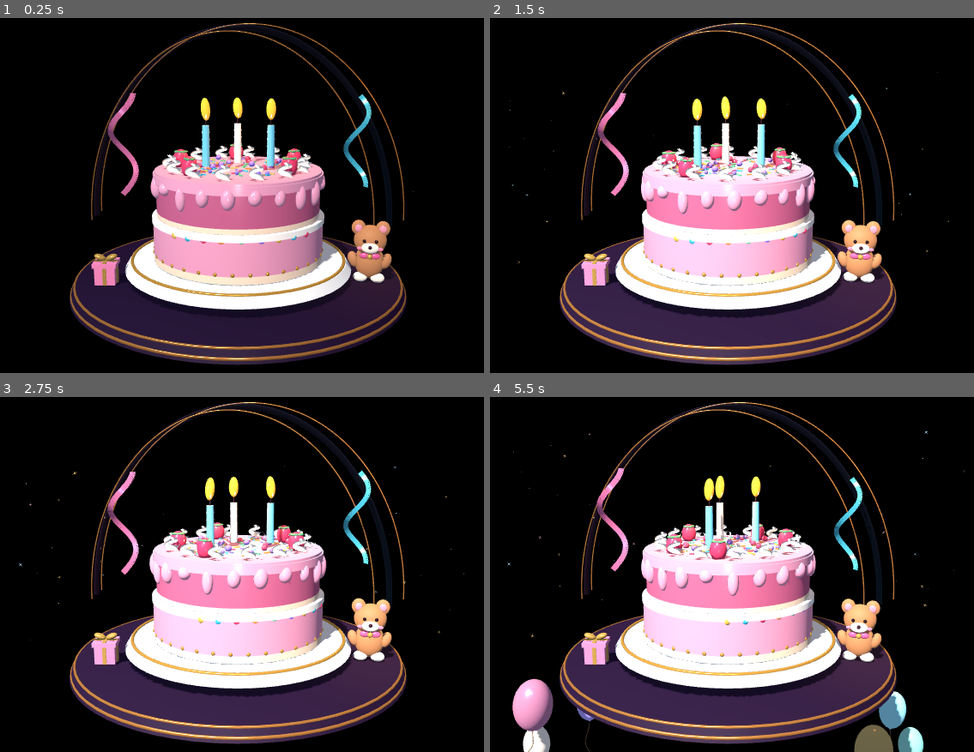
Above: before the commit, frames 1-4 (two rows, left to right).
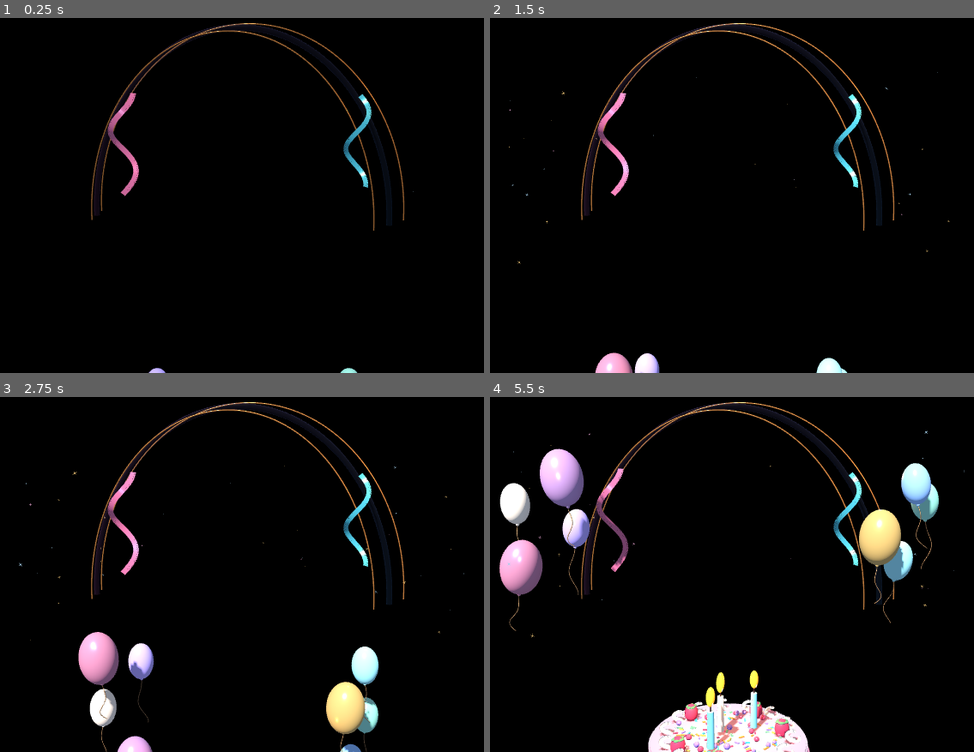
Above: after the commit, the same moments.

Repository: luo8862818-creator/magic_desktop
Game: Godot game, scene res://scenes/main.tscn
The game is run twice, just before and just after one commit, with the same random seed, the same clock (stepped at 60 frames per second) and the same inputs.
Inputs (mouse positions are in pixels of both pictures, inside the frame that each line leads up to):
- Up to frame 1 (0.25 s): no input
- Up to frame 2 (1.5 s): move the mouse to (877, 160) at 0.52 s; click (877, 160) at 0.67 s; drag from (591, 199) to (693, 255) at 1.27 s
- Up to frame 3 (2.75 s): move the mouse to (304, 475) at 2.02 s; click (304, 475) at 2.17 s
- Up to frame 4 (5.5 s): drag from (693, 634) to (523, 499) at 2.77 s; move the mouse to (935, 617) at 3.52 s; click (935, 617) at 3.67 s; drag from (523, 499) to (625, 460) at 4.27 s; move the mouse to (761, 560) at 5.02 s; click (761, 560) at 5.17 s

The runs differ from the first frame. In frame 1, 30% of the frame differs, in the area x 14-85%, y 22-100%; in frame 2, 31%; in frame 3, 31%; in frame 4, 41%, in the area x 1-93%, y 14-100%.

Commit message:
Stage the balloons before the cake and birthday title

Diff:
--- a/engine/scripts/main.gd
+++ b/engine/scripts/main.gd
@@ -6,6 +6,7 @@
 
 var udp := PacketPeerUDP.new()
 var export_mode := false
+var cake_platform: Node3D
 var cake_root: Node3D
 var mascot_root: Node3D
 var birthday_label: Label3D
@@ -78,14 +79,17 @@
 
 
 func _animate_scene(time: float, delta: float) -> void:
-    var intro := smoothstep(0.0, 2.0, time)
-    var focus := smoothstep(5.0, 8.0, time)
-    var reveal := smoothstep(8.0, 10.8, time)
+    var intro := smoothstep(0.0, 1.6, time)
+    var platform_lift := smoothstep(4.25, 7.15, time)
+    var focus := smoothstep(5.0, 7.8, time)
+    var reveal := smoothstep(8.15, 10.65, time)
     birthday_label.modulate.a = reveal
     birthday_label.position.y = 2.14 + reveal * 0.15
     softbox.light_energy = 0.17 + 0.37 * intro + 0.16 * focus
     warm_rim.light_energy = 0.22 + 0.66 * focus
     backdrop_material.set_shader_parameter("arrival", intro)
+    # The porcelain stand and its companions travel with the stage lift.
+    cake_platform.position.y = lerpf(-5.2, 0.0, platform_lift)
     cake_root.rotate_y(deg_to_rad(rotation_speed_degrees) * delta)
     mascot_root.rotation.x = 0.03 * sin(time * 1.5)
     mascot_root.rotation.y = -0.24 + 0.06 * sin(time * 0.92)
@@ -107,7 +111,7 @@
         star.rotation.z = phase + drift * 0.15
         star.scale = Vector3.ONE * maxf(0.0001, intro * star_sizes[index] * twinkle)
 
-    var ribbon_time := maxf(0.0, time - 2.0)
+    var ribbon_time := maxf(0.0, time - 3.0)
     var motion := smoothstep(0.0, 2.0, ribbon_time)
     for index in range(streamers.size()):
         var phase := float(index) * 1.6
@@ -117,9 +121,12 @@
     for index in range(balloon_nodes.size()):
         var balloon := balloon_nodes[index]
         var phase := balloon_phases[index]
-        var lift := smoothstep(2.0 + phase, 8.6 + phase * 1.55, time)
-        balloon.position.y = lerpf(-5.0, 0.05 + floorf(float(index) * 0.5) * 0.57, lift)
-        balloon.position.x = balloon_base_x[index] + 0.14 * lift * sin(time * (0.67 + phase * 0.12) + phase)
+        var lift := smoothstep(0.35 + phase, 4.45 + phase * 0.78, time)
+        var spread := smoothstep(1.5 + phase * 0.20, 4.8 + phase * 0.24, time)
+        var height := 0.25 + floorf(float(index) * 0.5) * 0.51
+        balloon.position.y = lerpf(-4.1, height, lift)
+        balloon.position.x = balloon_base_x[index] * lerpf(0.61, 1.0, spread)
+        balloon.position.x += 0.14 * lift * sin(time * (0.67 + phase * 0.12) + phase)
         balloon.rotation.z = 0.16 * lift * sin(time * 0.81 + phase * 2.0)
         balloon.rotation.y = 0.28 * lift * sin(time * 0.61 + float(index))
 
@@ -139,6 +146,10 @@
 
 
 func _build_scene() -> void:
+    cake_platform = Node3D.new()
+    cake_platform.name = "CakePlatform"
+    add_child(cake_platform)
+
     var chocolate := _make_material(Color("#eaa0b5"), 0.04, 0.30)
     var dark_chocolate := _make_material(Color("#c96d8a"), 0.06, 0.28)
     var ganache := _make_material(Color("#f4a9bf"), 0.10, 0.22)
@@ -168,7 +179,7 @@
     cake_root = Node3D.new()
     cake_root.name = "HeroCake"
     cake_root.scale = Vector3.ONE * 1.12
-    add_child(cake_root)
+    cake_platform.add_child(cake_root)
 
     # Porcelain stand: a raised foot, broad plate and fine metallic rim.
     _add_cylinder(cake_root, "StandFoot", 0.60, 0.68, 0.13, -0.73, plate_material)
@@ -460,7 +471,7 @@
     mascot_root = Node3D.new()
     mascot_root.name = "CuteTeddyMascot"
     mascot_root.position = Vector3(1.97, -0.89, 0.33)
-    add_child(mascot_root)
+    cake_platform.add_child(mascot_root)
 
     var fur := _make_material(Color("#c98d62"), 0.0, 0.62)
     var muzzle := _make_material(Color("#fff0d9"), 0.0, 0.52)
@@ -545,7 +556,7 @@
     var gift_root := Node3D.new()
     gift_root.name = "TinyBirthdayGift"
     gift_root.position = Vector3(-1.95, -0.89, 0.47)
-    add_child(gift_root)
+    cake_platform.add_child(gift_root)
 
     var gift_pink := _make_material(Color("#f28eb0"), 0.08, 0.30)
     var ribbon_gold := _make_material(Color("#f6c56e"), 0.55, 0.22)
@@ -917,9 +928,9 @@
 func _add_stage() -> void:
     var brass := _make_material(Color("#bf8750"), 0.56, 0.29, Color("#b98347"), 0.18)
     var velvet := _make_material(Color("#34223e"), 0.12, 0.59)
-    _add_cylinder(self, "VelvetDais", 2.48, 2.55, 0.17, -0.98, velvet)
-    _add_torus(self, "DaisBrassInlay", 2.45, 2.49, 0.024, -0.907, brass)
-    _add_torus(self, "DaisLowerInlay", 2.49, 2.54, 0.019, -1.016, brass)
+    _add_cylinder(cake_platform, "VelvetDais", 2.48, 2.55, 0.17, -0.98, velvet)
+    _add_torus(cake_platform, "DaisBrassInlay", 2.45, 2.49, 0.024, -0.907, brass)
+    _add_torus(cake_platform, "DaisLowerInlay", 2.49, 2.54, 0.019, -1.016, brass)
 
     var crystal := ShaderMaterial.new()
     var shader := Shader.new()
